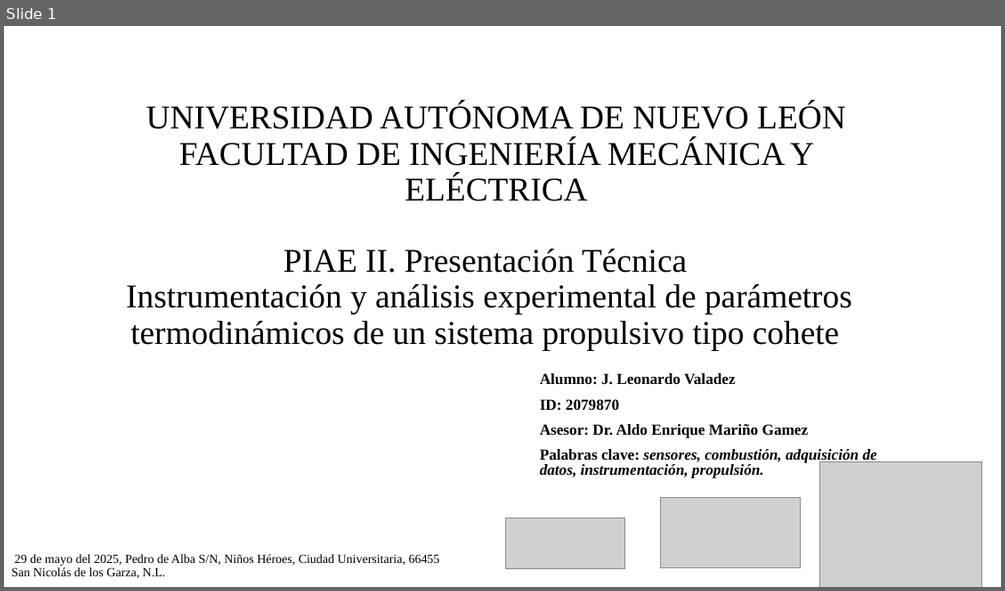
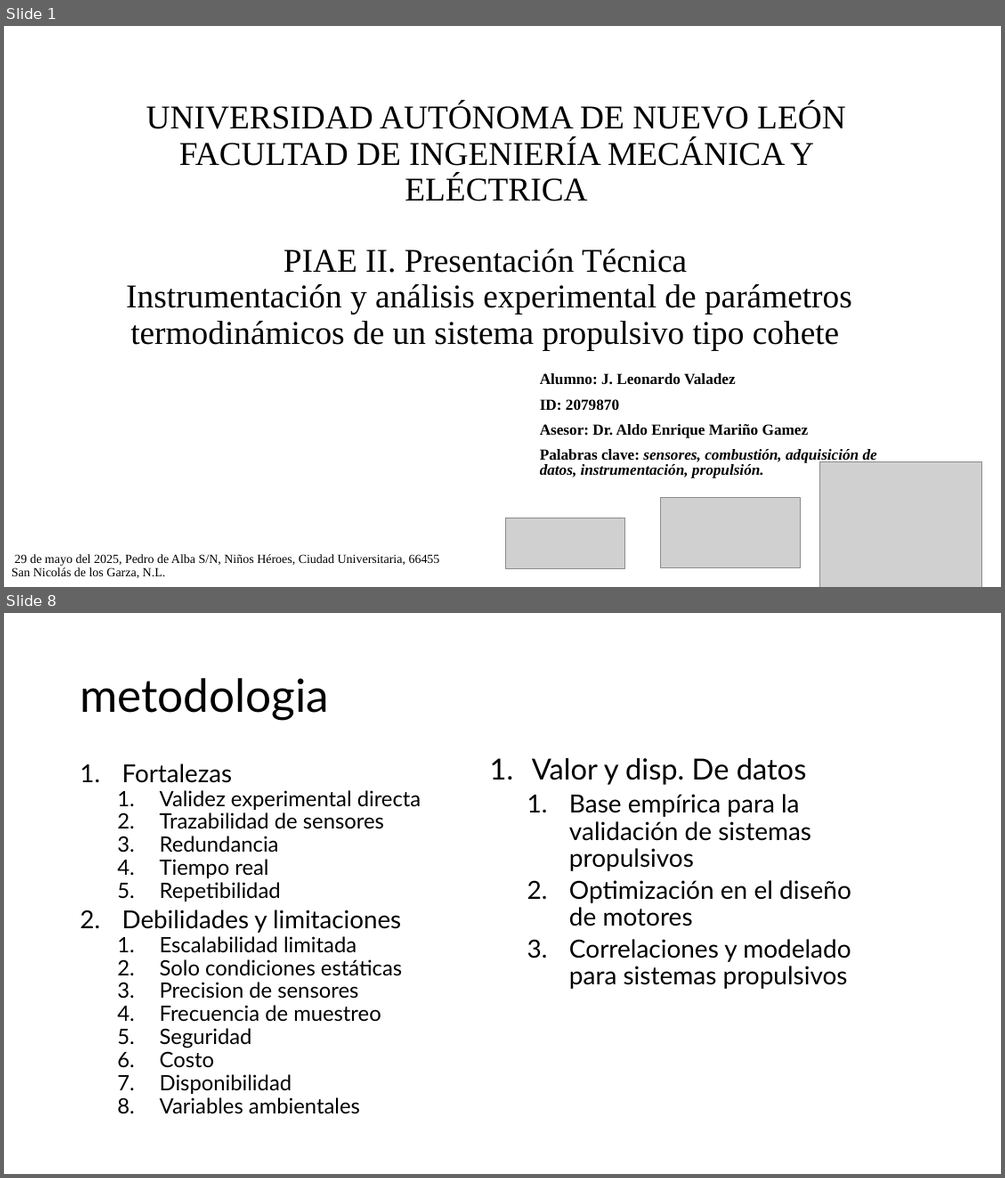
Before and after one commit to Archimedean2345/The-thermal-repository, a slide deck: PIAE2-Presentacion Tecnica.pptx. Shown one above the other, each under a label of ours: slide 1 before the commit, slides 1 and 8 after it; the slides between them are not shown. The pictures are 1005x591 and 1005x1178 pixels, drawn with LibreOffice and Linux fonts; fonts in the diff are those of the drawing; grey boxes stand for pictures; background and template pictures are left out. Boxes give left, top, right and bottom in pixels: in the first picture for what was removed or moved away, otherwise in the second. Text is boxed around its words. In the diff, an @@ line names an element or a change of style, - is before the commit and + after.

```diff
--- a/PIAE2-Presentacion Tecnica.pptx
+++ b/PIAE2-Presentacion Tecnica.pptx
@@ slide 8 added at [4, 613, 1001, 1174], background #FFFFFF @@
@@ title added at [80, 678, 329, 720], 44 pt, text #000000 @@
+metodologia
@@ text added at [122, 763, 421, 1114], 20.4 pt, text #000000 @@
+1. Fortalezas
+  1. Validez experimental directa
+  2. Trazabilidad de sensores
+  3. Redundancia
+  4. Tiempo real
+  5. Repetibilidad
+2. Debilidades y limitaciones
+  1. Escalabilidad limitada
+  2. Solo condiciones estáticas
+  3. Precision de sensores
+  4. Frecuencia de muestreo
+  5. Seguridad
+  6. Costo
+  7. Disponibilidad
+  8. Variables ambientales
@@ text added at [532, 758, 851, 989], 24 pt, text #000000 @@
+1. Valor y disp. De datos
+  1. Base empírica para la validación de sistemas propulsivos
+  2. Optimización en el diseño de motores
+  3. Correlaciones y modelado para sistemas propulsivos
```
Also in this commit, not shown: 2 slides changed, 12 other slides added, 3 slides removed, 1 other file.
